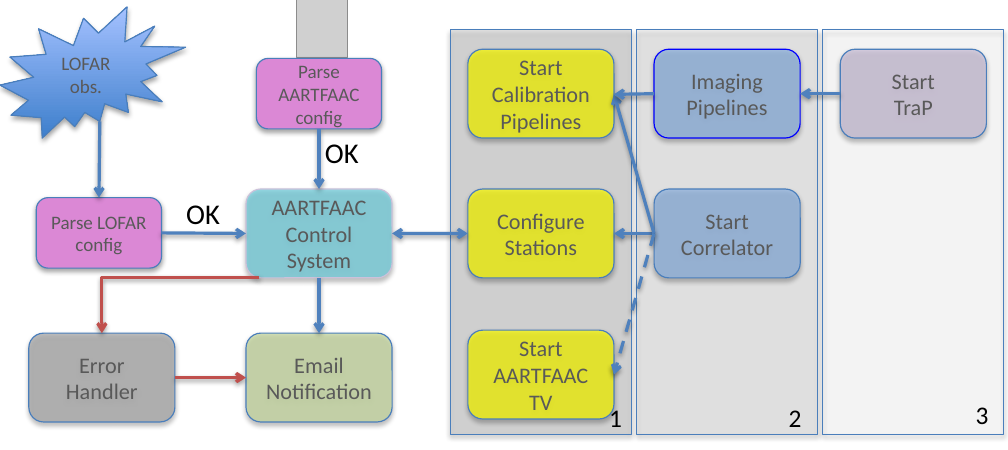
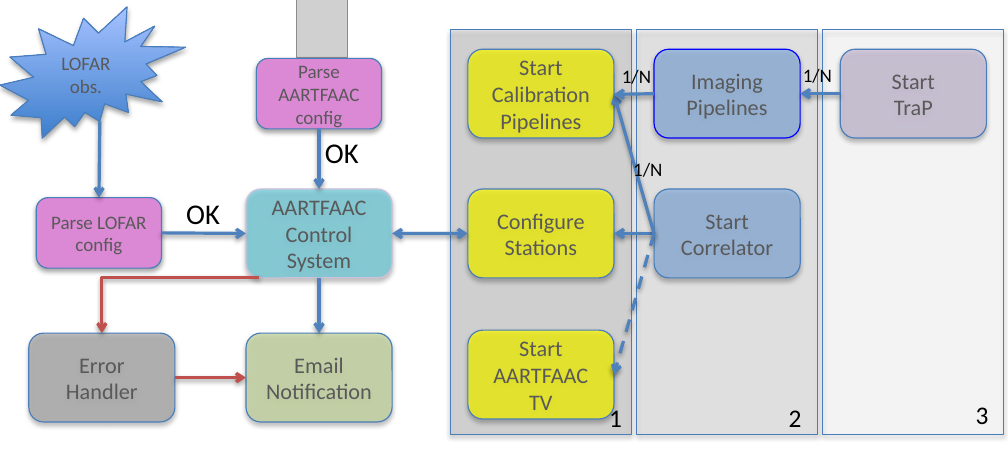
Before and after one commit to hsuyeep/AARTFAAC_sys_design, a slide deck: slide 1 of Figs/aartfaac_control_system.pptx. Drawn at 1008x450 pixels with LibreOffice and Linux fonts; fonts in the diff are those of the drawing; grey boxes stand for pictures. Boxes give left, top, right and bottom in pixels: in the first picture for what was removed or moved away, otherwise in the second. Text is boxed around its words. In the diff, an @@ line names an element or a change of style, - is before the commit and + after.

```diff
--- a/Figs/aartfaac_control_system.pptx
+++ b/Figs/aartfaac_control_system.pptx
@@ text added at [622,67,651,88], 12 pt, text #000000 @@
+1/N
@@ text added at [803,67,832,88], 12 pt, text #000000 @@
+1/N
@@ text added at [633,160,662,181], 12 pt, text #000000 @@
+1/N
```
Also in this commit, not shown: 5 other files.
